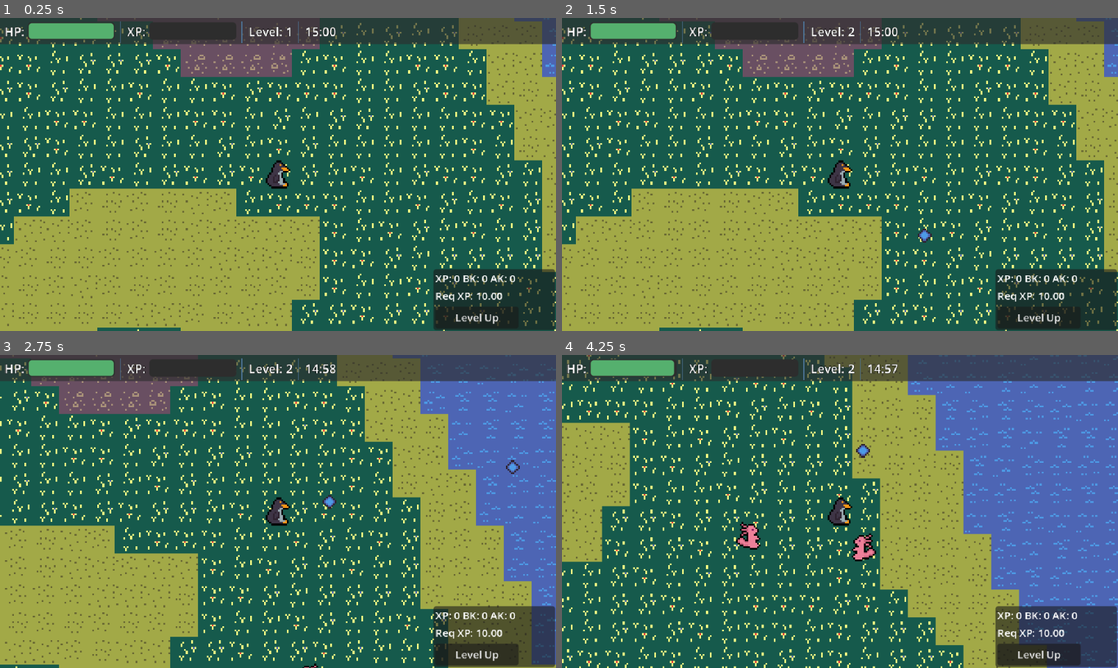
Above: before the commit, frames 1-4 (two rows, left to right).
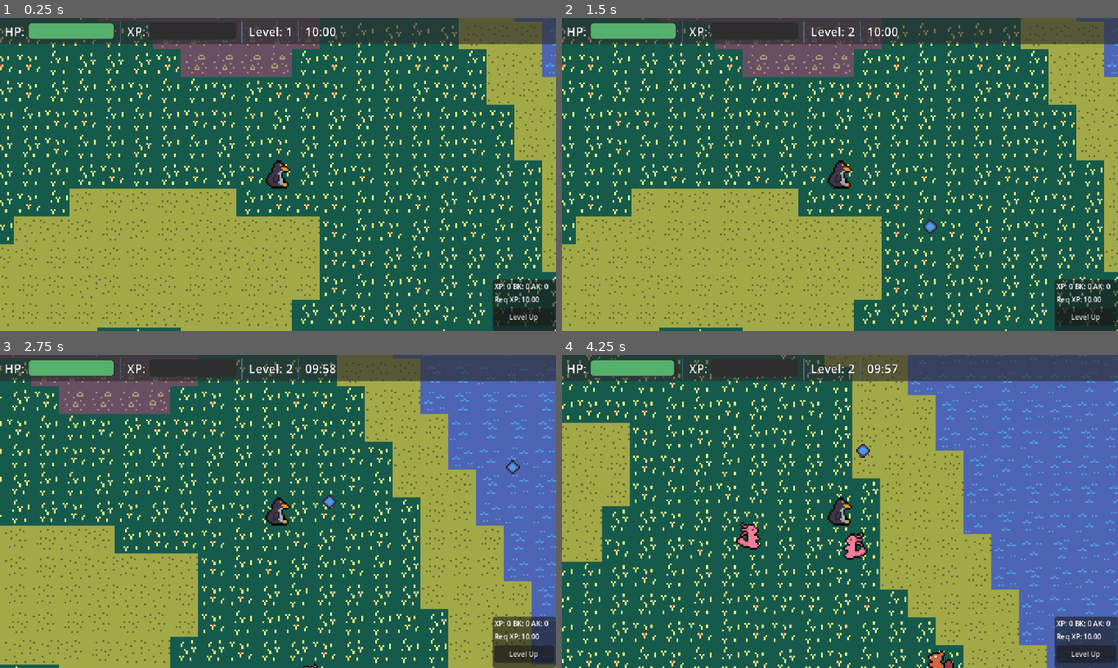
Above: after the commit, the same moments.

Repository: dr-rodriguez/Penguin-Last-Stand
Game: Godot game, scene res://src/core/main_game/main_game.tscn
The game is run twice, just before and just after one commit, with the same random seed, the same clock (stepped at 60 frames per second) and the same inputs.
Inputs (mouse positions are in pixels of both pictures, inside the frame that each line leads up to):
- Up to frame 1 (0.25 s): no input
- Up to frame 2 (1.5 s): click "Level Up" at 0.5 s; click (701, 190) at 1.25 s
- Up to frame 3 (2.75 s): move the mouse to (400, 495) at 2.02 s; press the mouse at (400, 495) at 2.03 s; hold D (move_right) from 2.03 s (still down)
- Up to frame 4 (4.25 s): move the mouse to (728, 527) at 2.77 s; release D (move_right) at 2.78 s; release the mouse at (728, 527) at 2.78 s; hold S (move_down) 2.78-3.53 s; click (728, 527) at 2.85 s; move the mouse to (895, 442) at 3.52 s; press the mouse at (895, 442) at 3.53 s; hold D (move_right) from 3.53 s (still down)

The runs differ from the first frame. In frame 1, 2.9% of the frame differs, in the area x 56-100%, y 2-100%; in frame 2, 3.0%; in frame 3, 3.3%; in frame 4, 3.9%, in the area x 50-100%, y 2-100%.

Commit message:
adding custom power up icons, number tweaks

Diff:
--- a/src/core/autoload/game.gd
+++ b/src/core/autoload/game.gd
@@ -13,9 +13,11 @@
 signal powerup_selected(name: String)
 
 ## Growth rate of difficulty/level up requirement
-const GROWTH: float = 0.1
+const GROWTH: float = 0.15
 ## Maximum time to count down from
-const MAX_TIME: int = 900
+const MAX_TIME: int = 600
+## Growth rate of power ups
+const POWER_GROWTH: float = 0.1
 
 # Player properties
 ## Current XP toward next level, never negative
@@ -60,7 +62,7 @@
 var enemy_spawn_time: float = 1.0:
 	set(value):
 		# Clamp to be within low/high thresholds
-		enemy_spawn_time = clampf(value, 0.2, 1.0)
+		enemy_spawn_time = clampf(value, 0.1, 1.0)
 
 ## List of available power ups
 var power_up_list := [
@@ -172,8 +174,8 @@
 
 ## Increase fire rate
 func _apply_fire_rate_up() -> void:
-	current_fire_interval *= (1.0 - GROWTH)
-	fire_interval *= (1.0 - GROWTH)
+	current_fire_interval *= (1.0 - POWER_GROWTH)
+	fire_interval *= (1.0 - POWER_GROWTH)
 	print("[Game] fire rate: " + str(current_fire_interval))
 
 ## Increase damage dealt
--- a/src/resources/powerups/damage_up.tres
+++ b/src/resources/powerups/damage_up.tres
@@ -1,12 +1,12 @@
 [gd_resource type="Resource" script_class="PowerUp" format=3 uid="uid://dj0orf72kllbc"]
 
 [ext_resource type="Script" uid="uid://bulq1r4uyoc1p" path="res://src/resources/powerup.gd" id="1_b3qac"]
-[ext_resource type="Texture2D" uid="uid://6b30riebu7r8" path="res://assets/art/characters/enemies/axolotol1.png" id="2_5vr83"]
+[ext_resource type="Texture2D" uid="uid://c7wy15jnh2vwa" path="res://assets/art/ui/icons/snowball2_powerup1.png" id="2_ysswx"]
 
 [resource]
 script = ExtResource("1_b3qac")
 name = "DamageUp"
-texture = ExtResource("2_5vr83")
+texture = ExtResource("2_ysswx")
 title = "Damage Boost"
 description = "Boost the damage of your snowballs."
 metadata/_custom_type_script = "uid://bulq1r4uyoc1p"
--- a/src/resources/powerups/fire_rate.tres
+++ b/src/resources/powerups/fire_rate.tres
@@ -1,12 +1,12 @@
 [gd_resource type="Resource" script_class="PowerUp" format=3 uid="uid://ta77hbo3s5ub"]
 
 [ext_resource type="Script" uid="uid://bulq1r4uyoc1p" path="res://src/resources/powerup.gd" id="1_33was"]
-[ext_resource type="Texture2D" uid="uid://bhihdjwxmbvrt" path="res://assets/art/characters/enemies/beaver1.png" id="2_x07fi"]
+[ext_resource type="Texture2D" uid="uid://cbtbmpb2fvv0s" path="res://assets/art/ui/icons/snowball2_powerup3.png" id="2_82w5x"]
 
 [resource]
 script = ExtResource("1_33was")
 name = "FireRateUp"
-texture = ExtResource("2_x07fi")
+texture = ExtResource("2_82w5x")
 title = "Snowball Speed"
 description = "Increase rate of throwing snowballs."
 metadata/_custom_type_script = "uid://bulq1r4uyoc1p"
--- a/src/resources/powerups/health_boost.tres
+++ b/src/resources/powerups/health_boost.tres
@@ -1,12 +1,12 @@
 [gd_resource type="Resource" script_class="PowerUp" format=3 uid="uid://t1vjn54ovjyr"]
 
 [ext_resource type="Script" uid="uid://bulq1r4uyoc1p" path="res://src/resources/powerup.gd" id="1_ik40g"]
-[ext_resource type="Texture2D" uid="uid://dok20bkn0htqj" path="res://assets/art/characters/player/penguin1.png" id="2_d63nj"]
+[ext_resource type="Texture2D" uid="uid://dwfnrv6ntm6o4" path="res://assets/art/ui/icons/heart1.png" id="2_iptps"]
 
 [resource]
 script = ExtResource("1_ik40g")
 name = "HealthBoost"
-texture = ExtResource("2_d63nj")
+texture = ExtResource("2_iptps")
 title = "Max Health Up"
 description = "Increase maximum health."
 metadata/_custom_type_script = "uid://bulq1r4uyoc1p"
--- a/src/ui/debug/debug_ui.tscn
+++ b/src/ui/debug/debug_ui.tscn
@@ -7,30 +7,28 @@
 anchors_preset = 15
 anchor_right = 1.0
 anchor_bottom = 1.0
+offset_left = 567.0
+offset_top = 301.0
 grow_horizontal = 2
 grow_vertical = 2
 mouse_filter = 2
 script = ExtResource("1_mayck")
 
 [node name="Panel" type="Panel" parent="." unique_id=521697975]
-custom_minimum_size = Vector2(140, 70)
 layout_mode = 1
-anchors_preset = 3
-anchor_left = 1.0
-anchor_top = 1.0
+anchors_preset = 15
 anchor_right = 1.0
 anchor_bottom = 1.0
-offset_left = -141.0
-offset_top = -61.0
-offset_right = -1.0
-offset_bottom = -1.0
-grow_horizontal = 0
-grow_vertical = 0
+grow_horizontal = 2
+grow_vertical = 2
 
 [node name="MarginContainer" type="MarginContainer" parent="Panel" unique_id=1827291815]
-layout_mode = 0
-offset_right = 100.0
-offset_bottom = 70.0
+layout_mode = 1
+anchors_preset = 15
+anchor_right = 1.0
+anchor_bottom = 1.0
+grow_horizontal = 2
+grow_vertical = 2
 theme_override_constants/margin_left = 2
 theme_override_constants/margin_top = 2
 theme_override_constants/margin_right = 2
@@ -43,14 +41,14 @@
 unique_name_in_owner = true
 custom_maximum_size = Vector2(140, -1)
 layout_mode = 2
-theme_override_font_sizes/font_size = 12
+theme_override_font_sizes/font_size = 8
 text = "XP: 0 BK: 0 AK: 0
 Req XP:"
 autowrap_mode = 2
 
 [node name="Button" type="Button" parent="Panel/MarginContainer/VBoxContainer" unique_id=193842358]
 layout_mode = 2
-theme_override_font_sizes/font_size = 12
+theme_override_font_sizes/font_size = 8
 text = "Level Up"
 
 [connection signal="pressed" from="Panel/MarginContainer/VBoxContainer/Button" to="." method="_on_button_pressed"]
Binary file added: assets/art/ui/icons/heart1.png
Not shown, added: assets/art/ui/icons/heart1.png.import
Binary file added: assets/art/ui/icons/snowball2_powerup1.png
Not shown, added: assets/art/ui/icons/snowball2_powerup1.png.import
Binary file added: assets/art/ui/icons/snowball2_powerup2.png
Not shown, added: assets/art/ui/icons/snowball2_powerup2.png.import
Binary file added: assets/art/ui/icons/snowball2_powerup3.png
Not shown, added: assets/art/ui/icons/snowball2_powerup3.png.import
